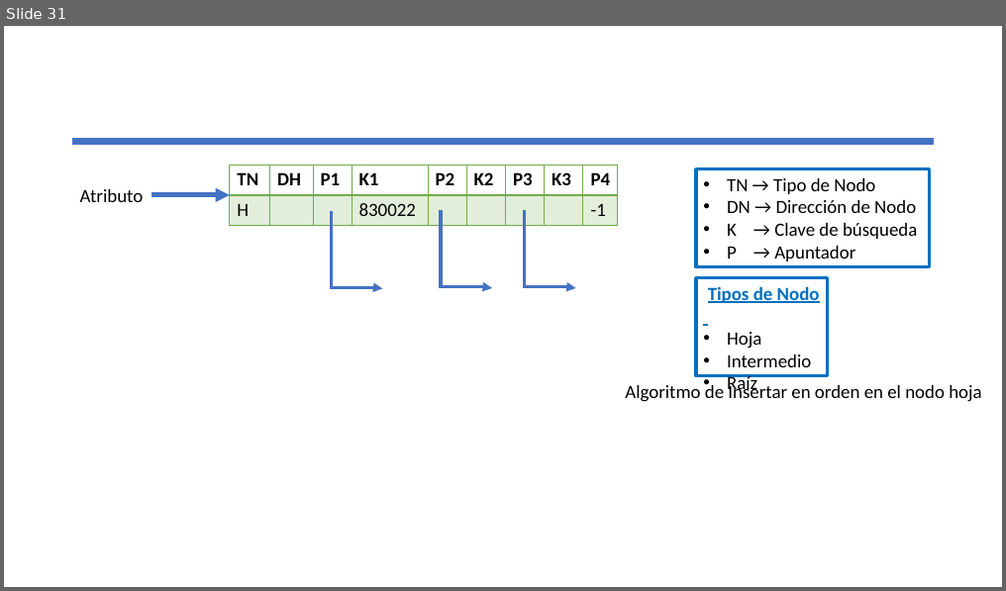
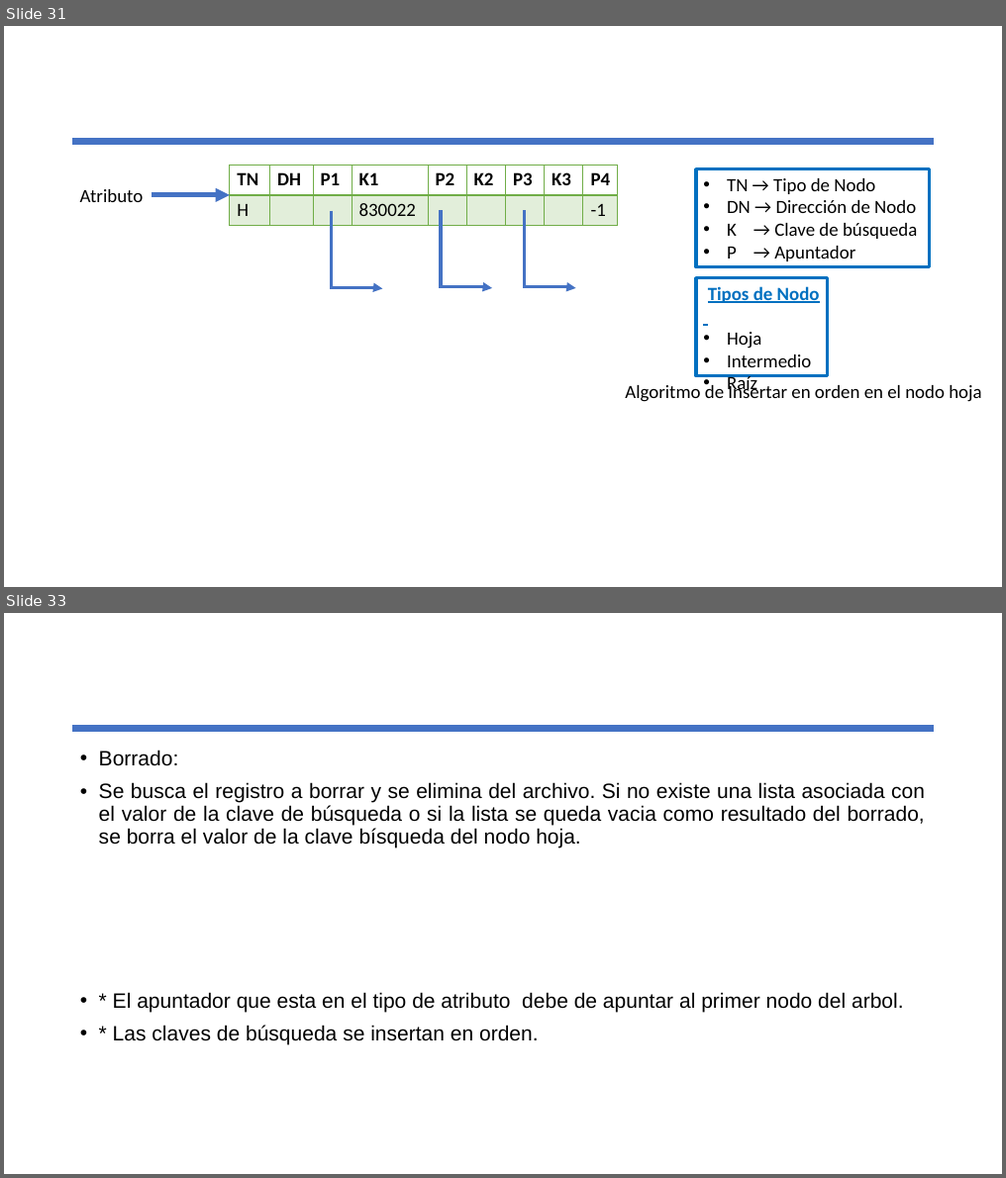
Before and after one commit to AndreyAlonso/Estructuras-de-Archivos, a slide deck: Estructura de Archivos (Apuntes).pptx. Shown one above the other, each under a label of ours: slide 31 before the commit, slides 31 and 33 after it; the slides between them are not shown. The pictures are 1006x591 and 1006x1178 pixels, drawn with LibreOffice and Linux fonts; fonts in the diff are those of the drawing. Boxes give left, top, right and bottom in pixels: in the first picture for what was removed or moved away, otherwise in the second. Text is boxed around its words. In the diff, an @@ line names an element or a change of style, - is before the commit and + after.

Commit message:
Registros

```diff
--- a/Estructura de Archivos (Apuntes).pptx
+++ b/Estructura de Archivos (Apuntes).pptx
@@ slide 33 added at (4, 613, 1002, 1174), background #FFFFFF; not listed: 1 template element that a slide beside it also shows @@
@@ text added at (99, 750, 925, 1045), 20 pt, text #000000 @@
+• Borrado:
+• Se busca el registro a borrar y se elimina del archivo. Si no existe una lista asociada con el valor de la clave de búsqueda o si la lista se queda vacia como resultado del borrado, se borra el valor de la clave bísqueda del nodo hoja.
+• * El apuntador que esta en el tipo de atributo debe de apuntar al primer nodo del arbol.
+• * Las claves de búsqueda se insertan en orden.
```
Also in this commit, not shown: 1 other slide added, 6 other files.
